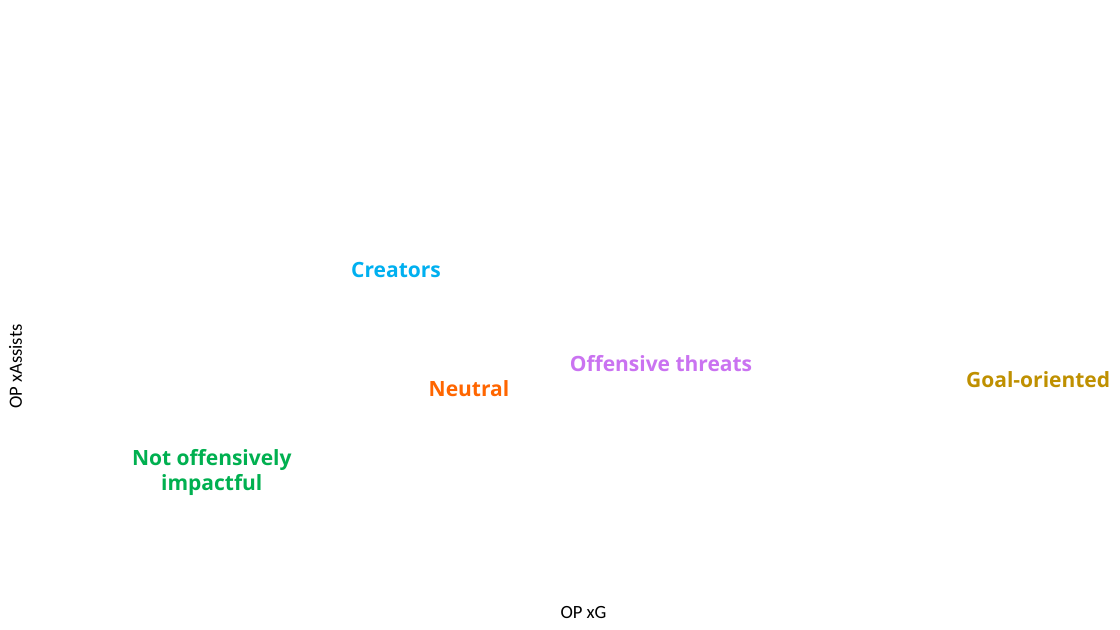
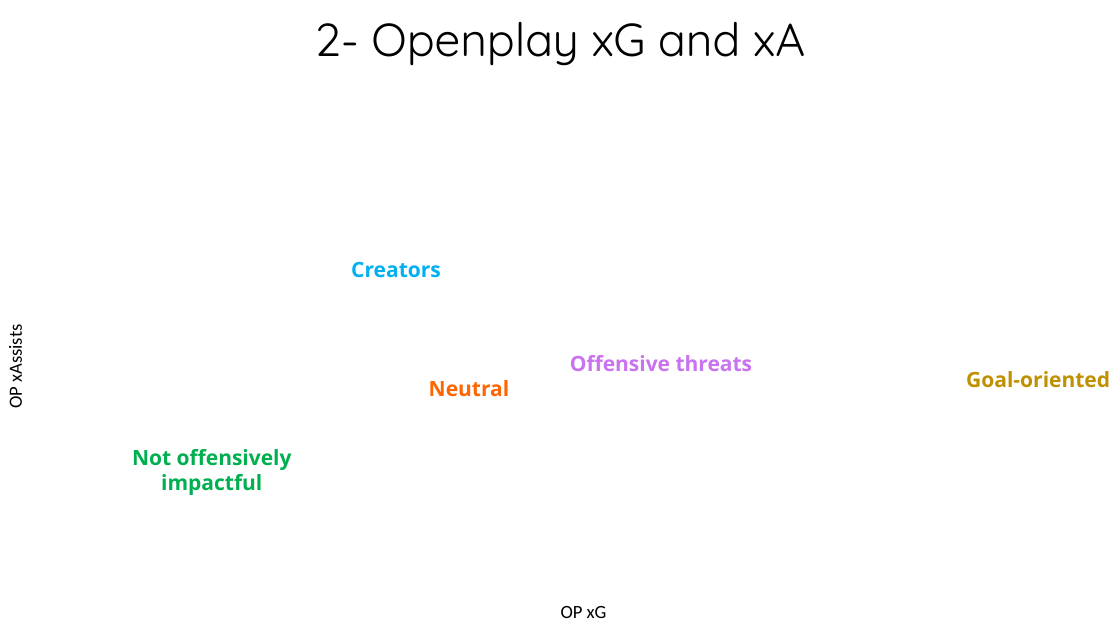
Before and after one commit to YouennMARTIN/Premier-League-Center-Midfielder-Offensive-Activity-Analyses-, a slide deck: slide 13 of Main outcomes.pptx (slide 8 before the commit). Drawn at 1120x630 pixels with LibreOffice and Linux fonts; fonts in the diff are those of the drawing; background and template pictures are left out. Boxes give left, top, right and bottom in pixels: in the first picture for what was removed or moved away, otherwise in the second. Text is boxed around its words. In the diff, an @@ line names an element or a change of style, - is before the commit and + after.

```diff
--- a/Main outcomes.pptx
+++ b/Main outcomes.pptx
@@ title added at <box>315,22,805,66</box>, 39.6 pt, text #000000 @@
+2- Openplay xG and xA
```
Also in this commit, not shown: 6 other slides changed, 8 slides added, 11 slides removed.
